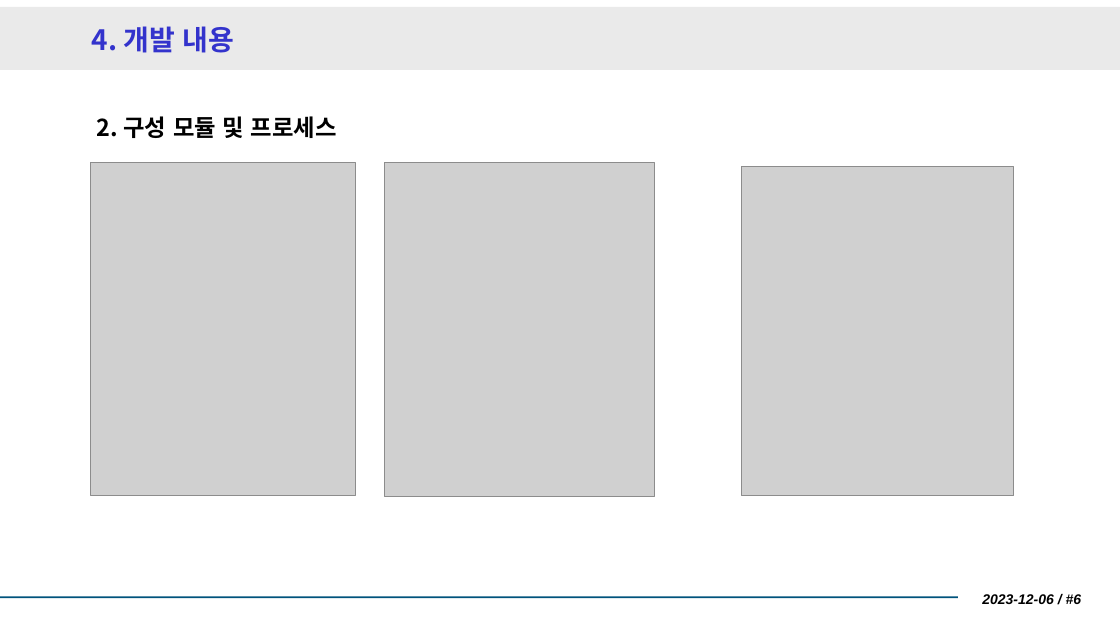
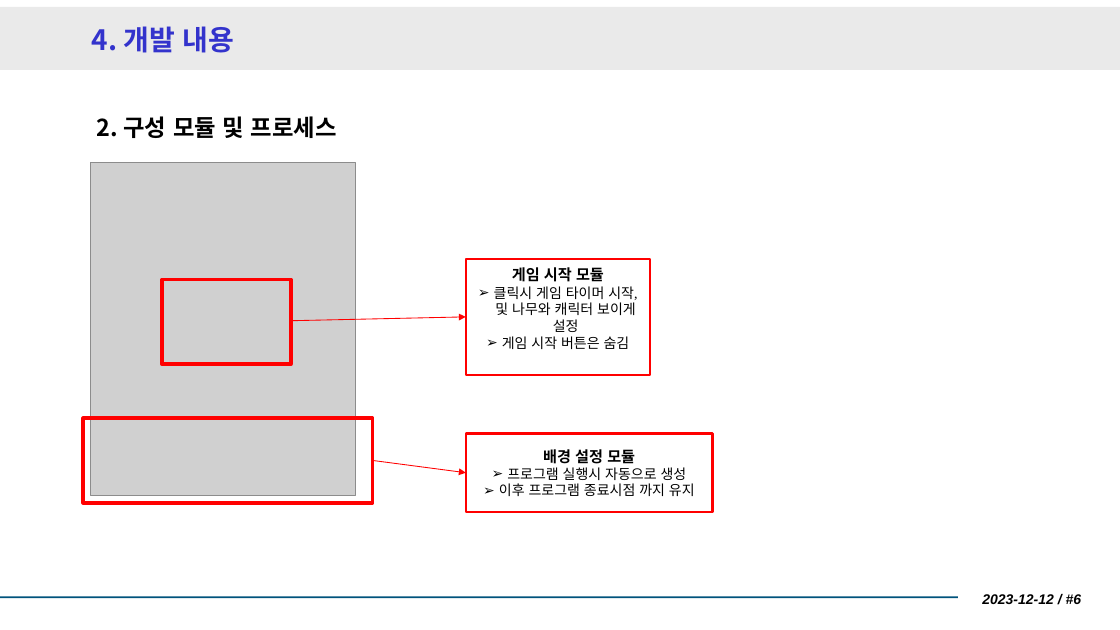
Before and after one commit to MCGom/2023_CPP_TeamProject, a slide deck: slide 7 of 2023_기업솔루션_프로젝트_보고서.pptx. Drawn at 1120x630 pixels with LibreOffice and Linux fonts; fonts in the diff are those of the drawing; grey boxes stand for pictures. Boxes give left, top, right and bottom in pixels: in the first picture for what was removed or moved away, otherwise in the second. Text is boxed around its words. In the diff, an @@ line names an element or a change of style, - is before the commit and + after.

Commit message:
C#프로젝트 보고서 최종

```diff
--- a/2023_기업솔루션_프로젝트_보고서.pptx
+++ b/2023_기업솔루션_프로젝트_보고서.pptx
@@ picture removed at (385,163,655,497) @@
@@ picture removed at (742,167,1014,497) @@
@@ rectangle added at (466,259,650,375), outline #FF0000 2 pt, 12 pt, text #000000 @@
+게임 시작 모듈
+➢ 클릭시 게임 타이머 시작, 및 나무와 캐릭터 보이게 설정
+➢ 게임 시작 버튼은 숨김
@@ rectangle added at (162,280,292,365), outline #FF0000 3 pt @@
@@ arrow added from (291, 321) to (466, 317), #FF0000 0.75 pt @@
@@ rectangle added at (83,418,373,503), outline #FF0000 3 pt @@
@@ rectangle added at (466,434,713,512), outline #FF0000 2 pt, 12 pt, text #000000 @@
+배경 설정 모듈
+➢ 프로그램 실행시 자동으로 생성
+➢ 이후 프로그램 종료시점 까지 유지
@@ arrow added from (373, 460) to (466, 473), #FF0000 0.75 pt @@
@@ text at (982,594,1082,604): text changed @@
-2023-12-06 / #6
+2023-12-12 / #6
```
Also in this commit, not shown: 1 other slide changed, 1 slide added.
